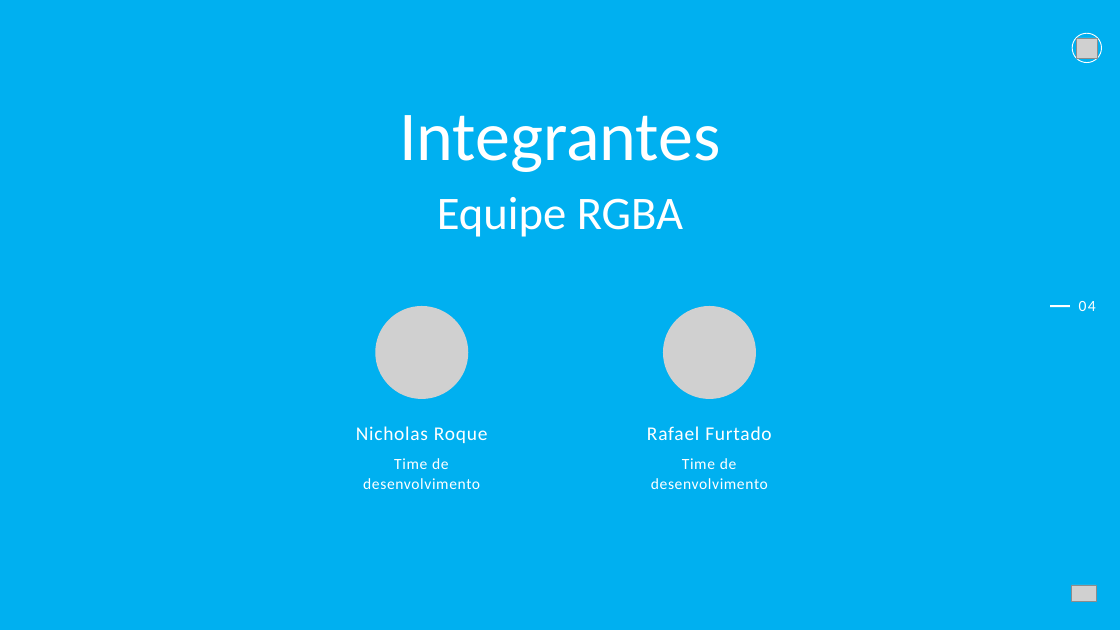
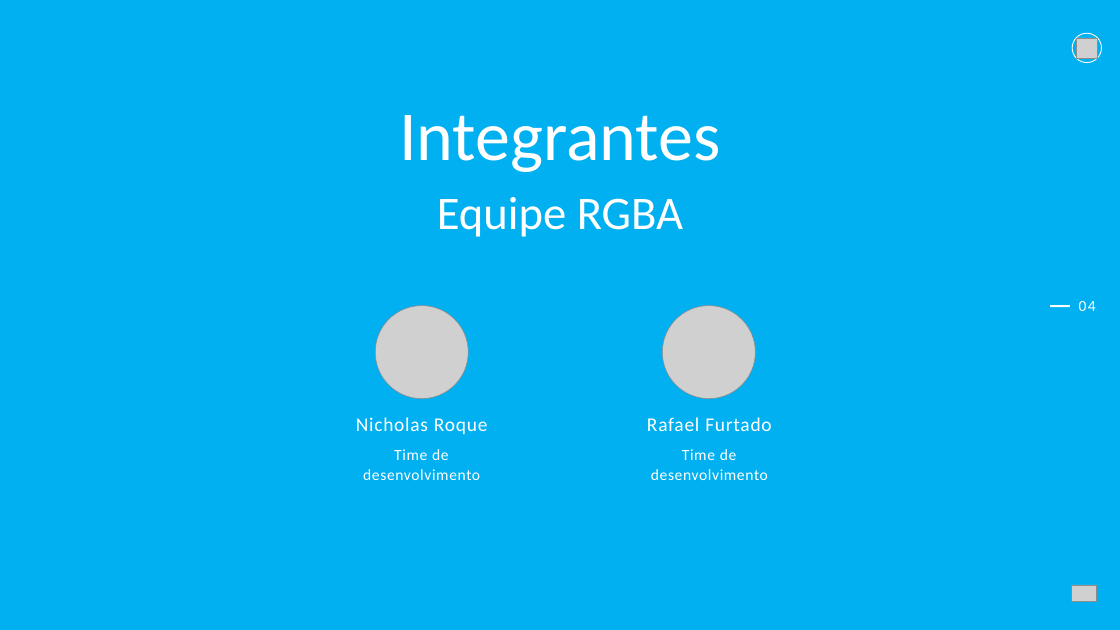
Before and after one commit to giovannialves01/API-RGBA, a slide deck: slide 4 of doc/Slides/Sprint 3.pptx. Drawn at 1120x630 pixels with LibreOffice and Linux fonts; fonts in the diff are those of the drawing; grey boxes stand for pictures. Boxes give left, top, right and bottom in pixels: in the first picture for what was removed or moved away, otherwise in the second. Text is boxed around its words. In the diff, an @@ line names an element or a change of style, - is before the commit and + after.

Commit message:
colocando fotos de cada integrante
agora os slides têm as fotos de cada integrante da equipe
tempo total: 30 minutos

```diff
--- a/doc/Slides/Sprint 3.pptx
+++ b/doc/Slides/Sprint 3.pptx
@@ 4 texts moved together from (x1=356, y1=426, x2=771, y2=489) to (x1=356, y1=417, x2=771, y2=480) @@
```
